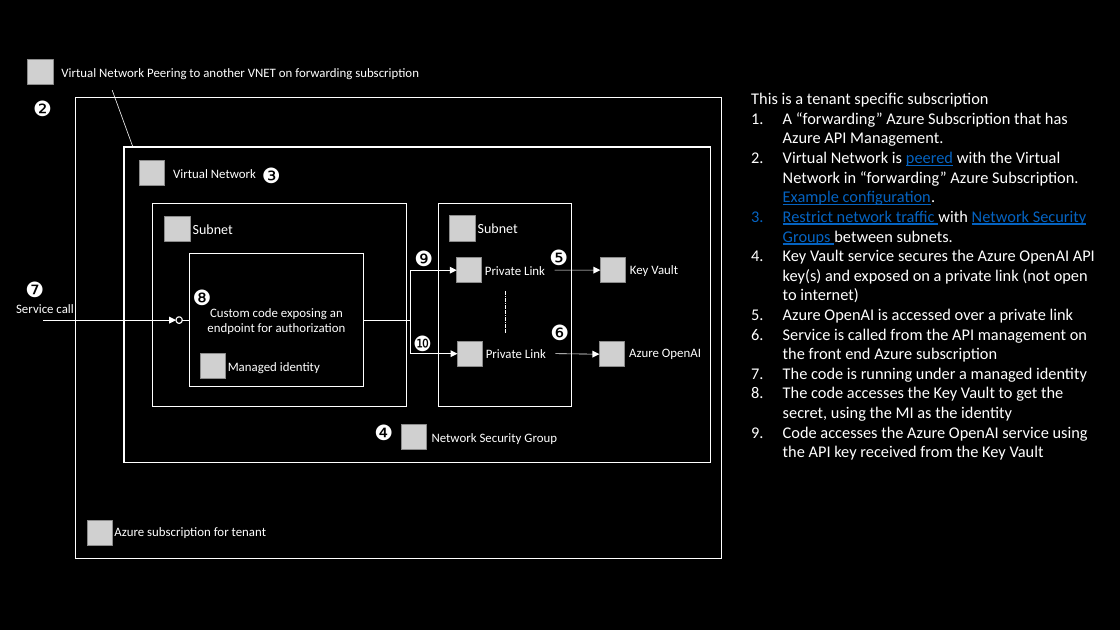
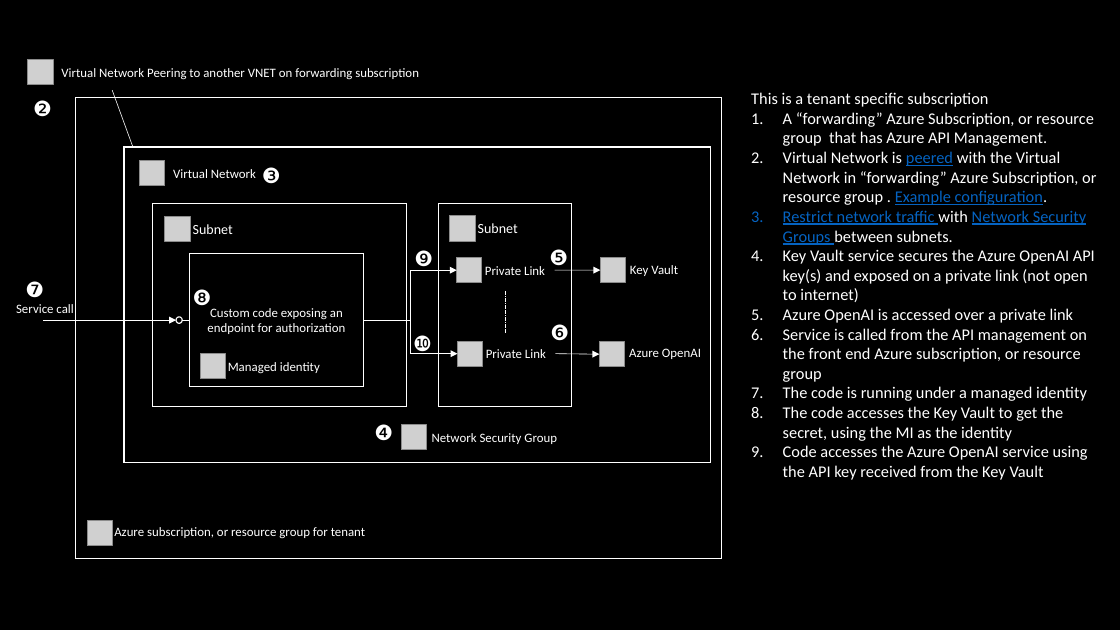
Before and after one commit to Ercenk/aoaiprivatelink, a slide deck: slide 2 of Assets/Exposing Azure OpenAI service.pptx. Drawn at 1120x630 pixels with LibreOffice and Linux fonts; fonts in the diff are those of the drawing; grey boxes stand for pictures. Boxes give left, top, right and bottom in pixels: in the first picture for what was removed or moved away, otherwise in the second. Text is boxed around its words. In the diff, an @@ line names an element or a change of style, - is before the commit and + after.

```diff
--- a/Assets/Exposing Azure OpenAI service.pptx
+++ b/Assets/Exposing Azure OpenAI service.pptx
@@ text at box(783, 112, 1096, 205): text changed @@
-1. A “forwarding” Azure Subscription that has Azure API Management.
-2. Virtual Network is peered with the Virtual Network in “forwarding” Azure Subscription. Example configuration.
+1. A “forwarding” Azure Subscription, or resource group that has Azure API Management.
+2. Virtual Network is peered with the Virtual Network in “forwarding” Azure Subscription, or resource group . Example configuration.
@@ text at box(783, 328, 1087, 382): text changed @@
-6. Service is called from the API management on the front end Azure subscription
+6. Service is called from the API management on the front end Azure subscription, or resource group
@@ text at box(114, 527, 365, 538): text changed @@
-Azure subscription for tenant
+Azure subscription, or resource group for tenant
```
Also in this commit, not shown: 5 other slides changed, 9 other files.
